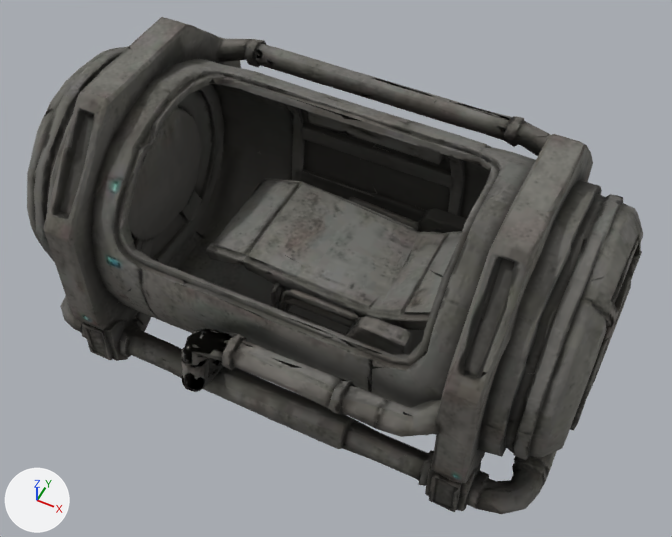
The glTF model packages/client/public/models/decor.stasis_pod.glb: old version first, new version second.
Before and after are seen from a 50 mm camera at (2.04, -3.88, 5.73) aimed at (0.14, -0.07, 0.97). The axes (+X, +Y, +Z) are drawn at lower left. The lights are the same throughout. The older version comes first. Where no turn or scale is listed for an object, it has been applied to the vertices. Vertices at exactly the same position are counted once.

Before the edit, the objects in view are built like this:
```python
me_body = bpy.data.meshes.new('body')
me_body.from_pydata(...)  # 9635 vertices, 15981 faces; spans x -1.99..1.99, y -1.18..1.18, z -1.08..1.08
me_body.materials.append(mat_meshy)
ob_body = bpy.data.objects.new('body', me_body)
ob_body.location = (0.0, -0.002, 1.077)
```
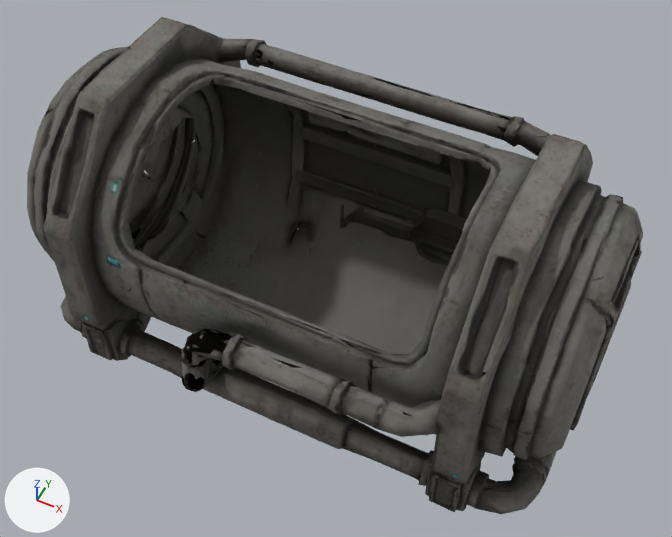
The change, as JSON lines over the scene's bpy script:
```json
{"block": "me_body", "where": "# used by ob_body; location = (0.0, -0.002, 1.077)"}
{"op": "remove", "block": "me_body", "code": "me_body.from_pydata(...)  # 9635 vertices, 15981 faces; spans x -1.99..1.99, y -1.18..1.18, z -1.08..1.08"}
{"op": "add", "block": "me_body", "code": "me_body.from_pydata(...)  # 8658 vertices, 14203 faces; spans x -1.99..1.99, y -1.18..1.18, z -1.08..1.08"}
{"block": "me_body", "change": "me_body part 1: 940 vertices removed from x -0.69..1.39, y -0.67..0.52, z -0.4..0.3"}
{"block": "me_body", "change": "me_body part 2: 37 vertices removed from x -1.38..-1.33, y -0.63..0.46, z -0.42..0.28"}
```

Location of each change, (x1, y1, x2, y2) in pixels of the pictures (672 x 537 px):
```json
{"part": 1, "of": "me_body", "change": "deleted", "before": [206, 178, 462, 354]}
{"part": 2, "of": "me_body", "change": "deleted", "before": [128, 127, 201, 250]}
```
